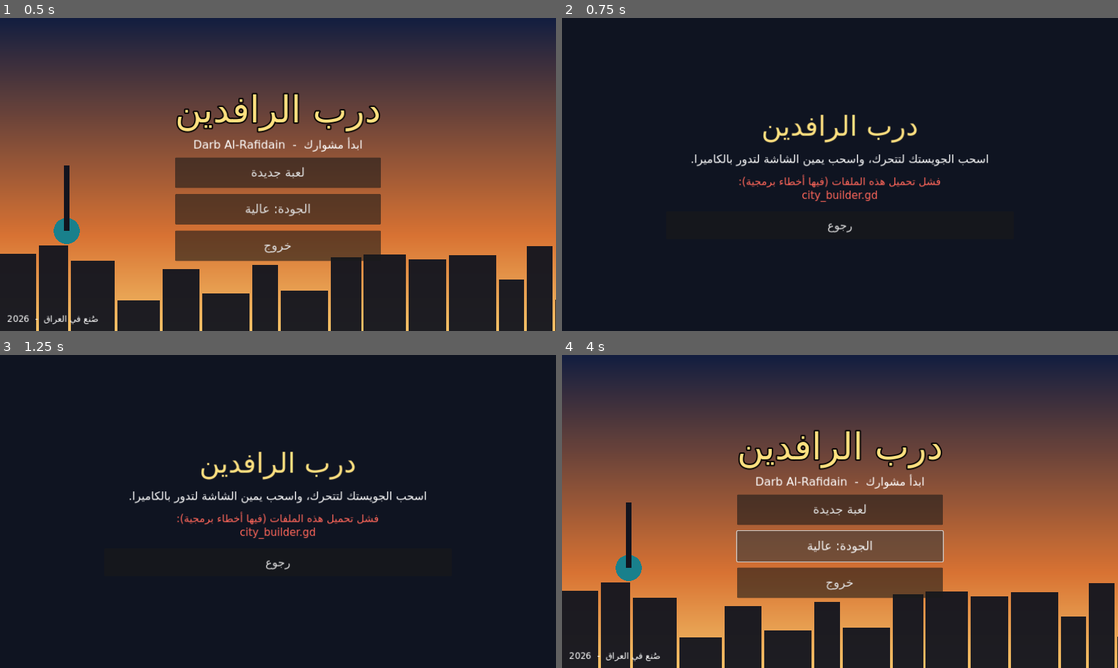
Above: before the commit, frames 1-4 (two rows, left to right).
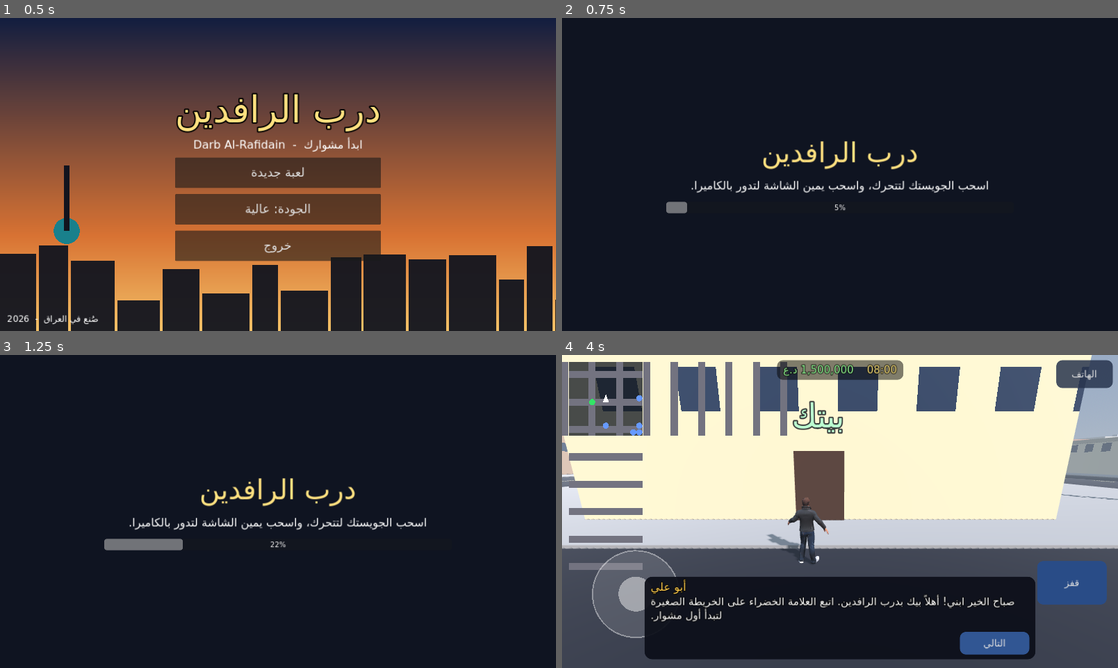
Above: after the commit, the same moments.

Repository: belal20202/darb
Game: Godot game, scene res://scenes/main_menu.tscn
Same seed, same stepped clock (60 frames per second), same inputs: the game is played once before the commit and once after it.
Inputs (mouse positions are in pixels of both pictures, inside the frame that each line leads up to):
- Up to frame 1 (0.5 s): no input
- Up to frame 2 (0.75 s): click "لعبة جديدة" at 0.5 s
- Up to frame 3 (1.25 s): no input
- Up to frame 4 (4 s): click (840, 561) at 1.25 s, where only the run before the commit has a clickable "رجوع"; click (840, 545) at 2 s, where only the run before the commit has a clickable "الجودة: عالية"; click (840, 545) at 2.75 s, where only the run before the commit has a clickable "الجودة: منخفضة"; click (840, 545) at 3.5 s, where only the run before the commit has a clickable "الجودة: متوسطة"

Frame 1 is identical in both runs. In frame 2, 3.0% of the frame differs, in the area x 18-77%, y 30-69%; in frame 3, 3.4%; in frame 4, 89%, in the area x 0-100%, y 0-100%.
Error before the commit: Parse Error: Cannot infer the type of "px" variable because the value doesn't have a set type. (res://scripts/city_builder.gd:290)

Commit message:
Update city_builder.gd

Diff:
--- a/scripts/city_builder.gd
+++ b/scripts/city_builder.gd
@@ -9,7 +9,7 @@
 uniform float floor_h = 3.4;
 varying vec3 wpos;
 varying vec3 wnrm;
-float hash(vec2 p) { return fract(sin(dot(p, vec2(12.9898, 78.233))) * 43758.5453); }
+float h21(vec2 p) { return fract(sin(dot(p, vec2(12.9898, 78.233))) * 43758.5453); }
 void vertex() {
 	wpos = (MODEL_MATRIX * vec4(VERTEX, 1.0)).xyz;
 	wnrm = normalize((MODEL_MATRIX * vec4(NORMAL, 0.0)).xyz);
@@ -24,7 +24,7 @@
 		vec2 f = vec2(fract(u), fract(v));
 		bool win = f.x > 0.25 && f.x < 0.75 && f.y > 0.3 && f.y < 0.75 && v > 1.0;
 		if (win) {
-			float lit = step(0.55, hash(cell));
+			float lit = step(0.55, h21(cell));
 			col = mix(vec3(0.12, 0.2, 0.3), vec3(1.0, 0.85, 0.5), lit * night);
 			emis = lit * night;
 		}
@@ -287,8 +287,8 @@
 		for qz in [-1.0, 1.0]:
 			var h := 6.0 + float(rng.randi() % 3) * 3.4
 			var c: Color = PALETTE[rng.randi() % PALETTE.size()]
-			var px := cx + qx * 11.5
-			var pz := cz + qz * 11.5
+			var px: float = cx + qx * 11.5
+			var pz: float = cz + qz * 11.5
 			_solid(Vector3(px, 0.15 + h * 0.5, pz), Vector3(15.0, h, 15.0), _wall(c), true)
 			_solid(Vector3(px, 0.15 + h + 0.35, pz), Vector3(15.6, 0.7, 15.6), _flat(c.darkened(0.2)), false)
 			_solid(Vector3(px + 3.0, 0.15 + h + 1.2, pz + 3.0), Vector3(2.0, 1.6, 2.0), _flat(Color(0.7, 0.7, 0.72)), false)
@@ -297,7 +297,7 @@
 	for q in [-1.0, 1.0]:
 		var h := 22.0 + float(rng.randi() % 5) * 7.0
 		var c: Color = [Color(0.55, 0.62, 0.7), Color(0.7, 0.72, 0.75), Color(0.6, 0.5, 0.42)][rng.randi() % 3]
-		var px := cx + q * 12.0
+		var px: float = cx + q * 12.0
 		_solid(Vector3(px, 0.15 + h * 0.5, cz), Vector3(18.0, h, 30.0), _wall(c), true)
 		_solid(Vector3(px, 0.15 + h + 1.0, cz), Vector3(18.5, 2.0, 30.5), _flat(Color(0.35, 0.35, 0.38)), false)
 
@@ -321,8 +321,8 @@
 	dome.scale = Vector3(1.0, 0.85, 1.0)
 	root.add_child(dome)
 	for q in [Vector2(-1, -1), Vector2(1, 1)]:
-		var mx := cx + q.x * 15.0
-		var mz := cz + q.y * 15.0
+		var mx: float = cx + q.x * 15.0
+		var mz: float = cz + q.y * 15.0
 		var cm := CylinderMesh.new()
 		cm.top_radius = 1.1
 		cm.bottom_radius = 1.5
